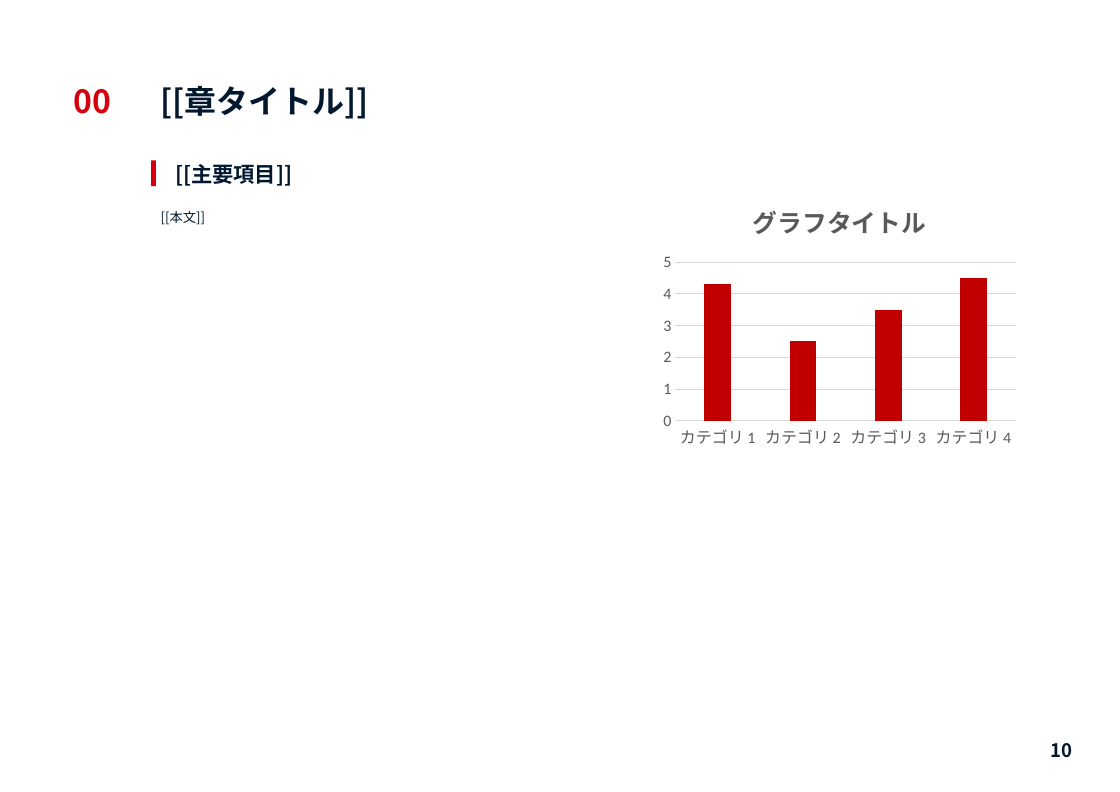
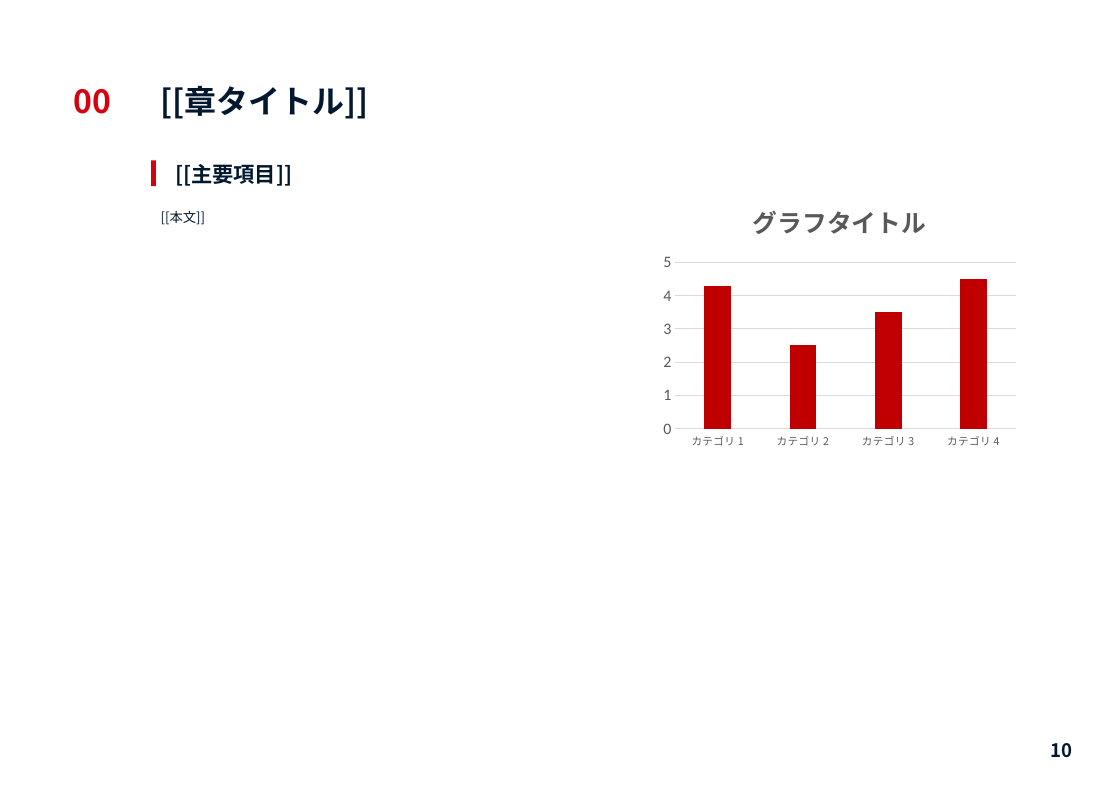
Before and after one commit to kazuya-reds/w3-autoslide, a slide deck: slide 11 of 資料作成テンプレート_A4横.pptx. Drawn at 1120x792 pixels with LibreOffice and Linux fonts; fonts in the diff are those of the drawing; background and template pictures are left out. Boxes give left, top, right and bottom in pixels: in the first picture for what was removed or moved away, otherwise in the second. Text is boxed around its words. In the diff, an @@ line names an element or a change of style, - is before the commit and + after.

```diff
--- a/資料作成テンプレート_A4横.pptx
+++ b/資料作成テンプレート_A4横.pptx
@@ column stacked chart at [656,186,1024,454] @@
@@ category axis changed @@
```
Also in this commit, not shown: 1 other slide changed.
